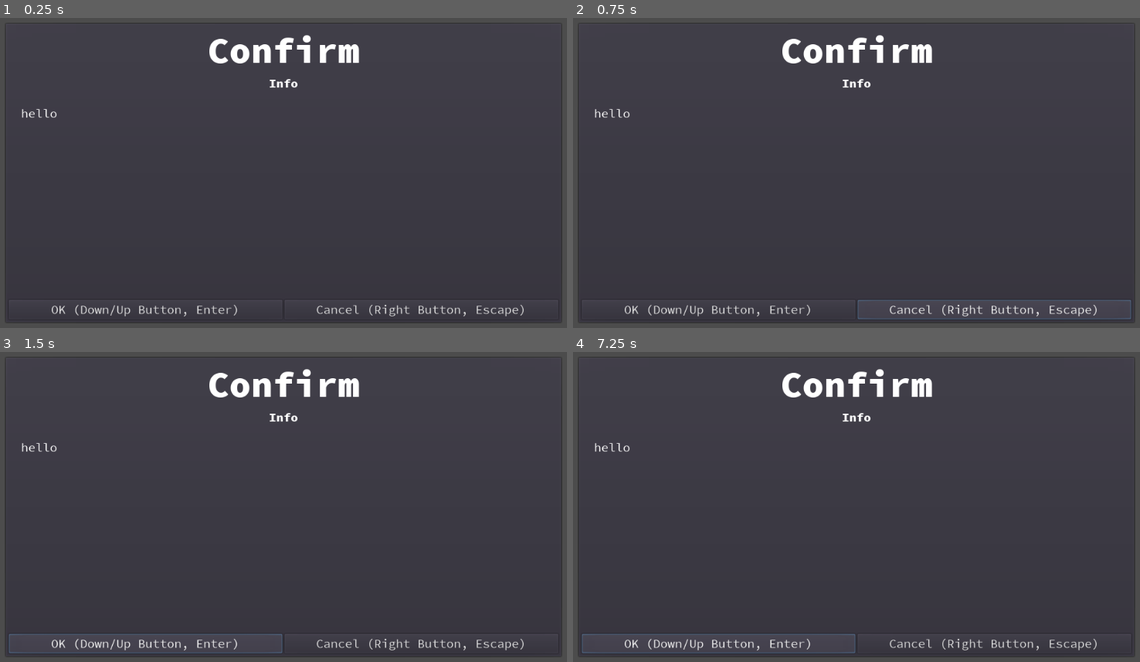
Above: before the commit, frames 1-4 (two rows, left to right).
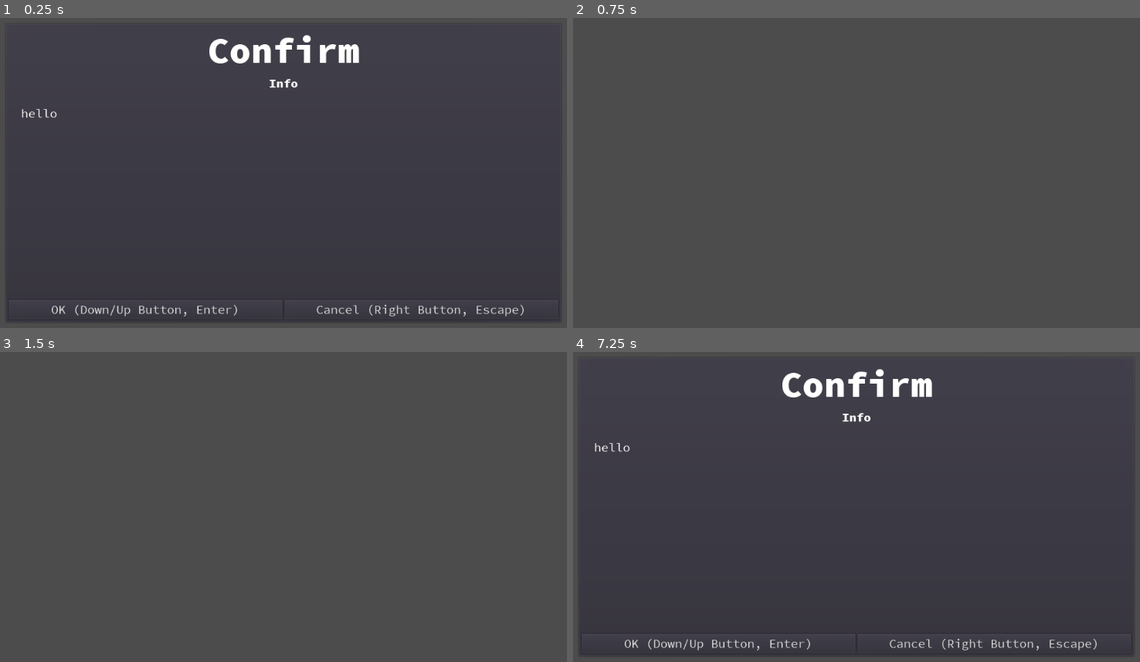
Above: after the commit, the same moments.

Repository: jackokring/godot-game
Game: Godot game, scene res://Main.tscn
The game is run twice, just before and just after one commit, with the same random seed, the same clock (stepped at 60 frames per second) and the same inputs.
Inputs (mouse positions are in pixels of both pictures, inside the frame that each line leads up to):
- Up to frame 1 (0.25 s): no input
- Up to frame 2 (0.75 s): click "Cancel (Right Button, Escape)" at 0.5 s
- Up to frame 3 (1.5 s): click (147, 643) at 1.25 s, where only the run before the commit has a clickable "OK (Down/Up Button, Enter)"
- Up to frame 4 (7.25 s): click (720, 643) at 2 s, where only the run before the commit has a clickable "OK (Down/Up Button, Enter)"; click (720, 643) at 2.75 s, where only the run before the commit has a clickable "OK (Down/Up Button, Enter)"; tap Enter (ui_accept) at 3.5, 3.6, 3.77, 4.07, 4.25, 4.35, 4.52, 4.82, 5, 5.1, 5.75, 5.85, 6.02, 6.32, 6.5, 6.6, 6.77, 7.07 s; tap Escape (ui_cancel) at 7.15 s

The runs differ from the first frame. In frame 2, 2.8% of the frame differs, in the area x 0-100%, y 5-99%; in frame 3, 2.8%; in frame 4, 0.3%.

Commit message:
pause and menu action

Diff:
--- /dev/null
+++ b/Dialog.gd
@@ -0,0 +1,31 @@
+extends PanelContainer
+
+func _on_pause_button_pressed():
+	get_tree().paused = true
+	show()
+
+func _on_pause_popup_cancel_pressed():
+	hide()
+	get_tree().paused = false
+
+func _on_pause_popup_ok_pressed():
+	ok()
+	_on_pause_popup_cancel_pressed()
+
+func ok():
+	pass
+
+# Called when the node enters the scene tree for the first time.
+func _ready():
+	pass # Replace with function body.
+
+# Called every frame. 'delta' is the elapsed time since the previous frame.
+func _process(delta):
+	if Input.is_action_just_pressed("ui_cancel"):
+		if is_visible_in_tree():
+			_on_pause_popup_cancel_pressed()
+		else:
+			_on_pause_button_pressed()
+	if Input.is_action_just_pressed("ui_accept"):
+		if is_visible_in_tree():
+			_on_pause_popup_ok_pressed()
--- a/Dialog.tscn
+++ b/Dialog.tscn
@@ -1,13 +1,16 @@
-[gd_scene load_steps=3 format=2]
+[gd_scene load_steps=4 format=2]
 
 [ext_resource path="res://fonts/source-code-pro/SourceCodeProBig.tres" type="DynamicFont" id=1]
 [ext_resource path="res://fonts/source-code-pro/SourceCodeProBlack.tres" type="DynamicFont" id=2]
+[ext_resource path="res://Dialog.gd" type="Script" id=3]
 
 [node name="Dialog" type="PanelContainer"]
+pause_mode = 2
 margin_right = 1024.0
 margin_bottom = 600.0
 grow_horizontal = 2
 grow_vertical = 2
+script = ExtResource( 3 )
 __meta__ = {
 "_edit_use_anchors_": false
 }
@@ -84,3 +87,5 @@
 margin_bottom = 20.0
 size_flags_horizontal = 3
 text = "CANCEL"
+[connection signal="pressed" from="Details/ControlButtons/Ok" to="." method="_on_pause_popup_ok_pressed"]
+[connection signal="pressed" from="Details/ControlButtons/Cancel" to="." method="_on_pause_popup_cancel_pressed"]
--- a/Main.tscn
+++ b/Main.tscn
@@ -1,12 +1,32 @@
 [gd_scene load_steps=5 format=2]
 
-[ext_resource path="res://main.gd" type="Script" id=1]
 [ext_resource path="res://audio/explode.wav" type="AudioStream" id=2]
 [ext_resource path="res://Dialog.tscn" type="PackedScene" id=3]
 [ext_resource path="res://fonts/source-code-pro/theme.tres" type="Theme" id=4]
 
+[sub_resource type="GDScript" id=1]
+script/source = "# docs
+
+extends Node2D
+
+
+# Declare member variables here. Examples:
+# var a = 2
+# var b = \"text\"
+
+
+# Called when the node enters the scene tree for the first time.
+func _ready() -> void:
+	pass # Replace with function body.
+
+
+# Called every frame. 'delta' is the elapsed time since the previous frame.
+#func _process(delta):
+#	pass
+"
+
 [node name="Main" type="Node2D"]
-script = ExtResource( 1 )
+script = SubResource( 1 )
 
 [node name="ParallaxBackground" type="ParallaxBackground" parent="."]
 
@@ -18,6 +38,7 @@
 [node name="MarginContainer" type="MarginContainer" parent="GUI"]
 margin_right = 1024.0
 margin_bottom = 600.0
+mouse_default_cursor_shape = 2
 theme = ExtResource( 4 )
 custom_constants/margin_right = 50
 custom_constants/margin_top = 50
--- a/main.gd
+++ /dev/null
@@ -1,18 +0,0 @@
-# docs
-
-extends Node2D
-
-
-# Declare member variables here. Examples:
-# var a = 2
-# var b = "text"
-
-
-# Called when the node enters the scene tree for the first time.
-func _ready() -> void:
-	pass # Replace with function body.
-
-
-# Called every frame. 'delta' is the elapsed time since the previous frame.
-#func _process(delta):
-#	pass
--- a/project.godot
+++ b/project.godot
@@ -19,10 +19,6 @@
 run/main_scene="res://Main.tscn"
 boot_splash/image="res://gfx/logo.png"
 config/icon="res://icon.png"
-
-[autoload]
-
-Main="*res://Main.tscn"
 
 [display]
 
